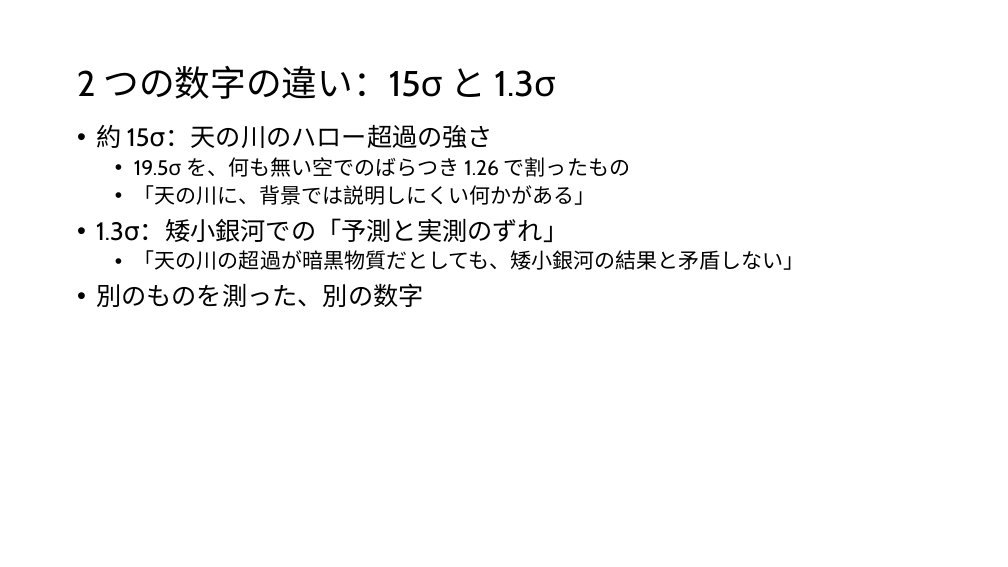
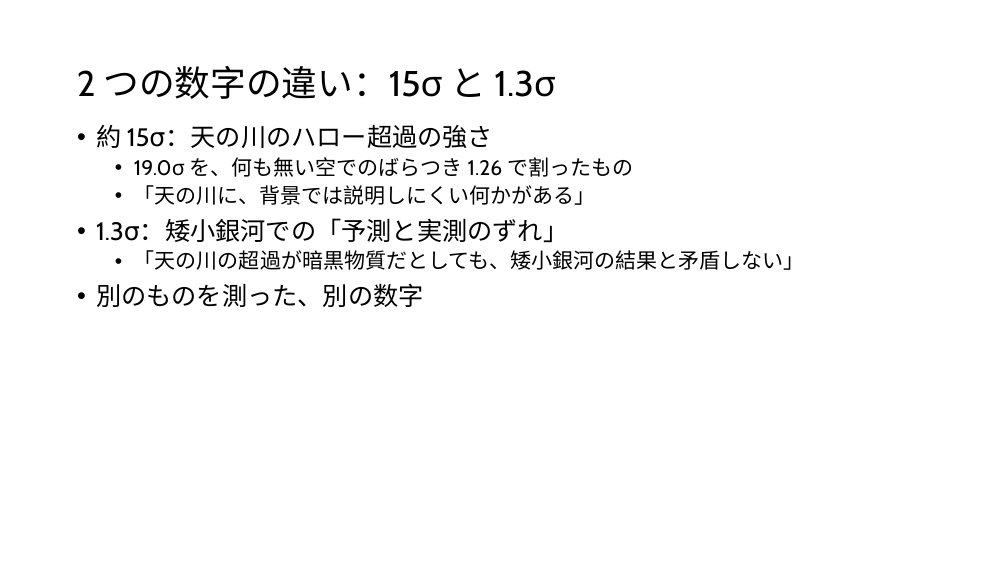
Before and after one commit to Mikann20041029/darkmatter-slides, a slide deck: slide 43 of slides/2026-10-03_研究進捗報告_claude.pptx (slide 48 before the commit). Drawn at 1008x567 pixels with LibreOffice and Linux fonts; fonts in the diff are those of the drawing. Boxes give left, top, right and bottom in pixels: in the first picture for what was removed or moved away, otherwise in the second. Text is boxed around its words. In the diff, an @@ line names an element or a change of style, - is before the commit and + after.

```diff
--- a/slides/2026-10-03_研究進捗報告_claude.pptx
+++ b/slides/2026-10-03_研究進捗報告_claude.pptx
@@ text at box(134, 157, 633, 177): text changed @@
-  • 19.5σ を、何も無い空でのばらつき 1.26 で割ったもの
+  • 19.0σ を、何も無い空でのばらつき 1.26 で割ったもの
```
Also in this commit, not shown: 9 other slides changed, 1 slide added, 6 slides removed.
